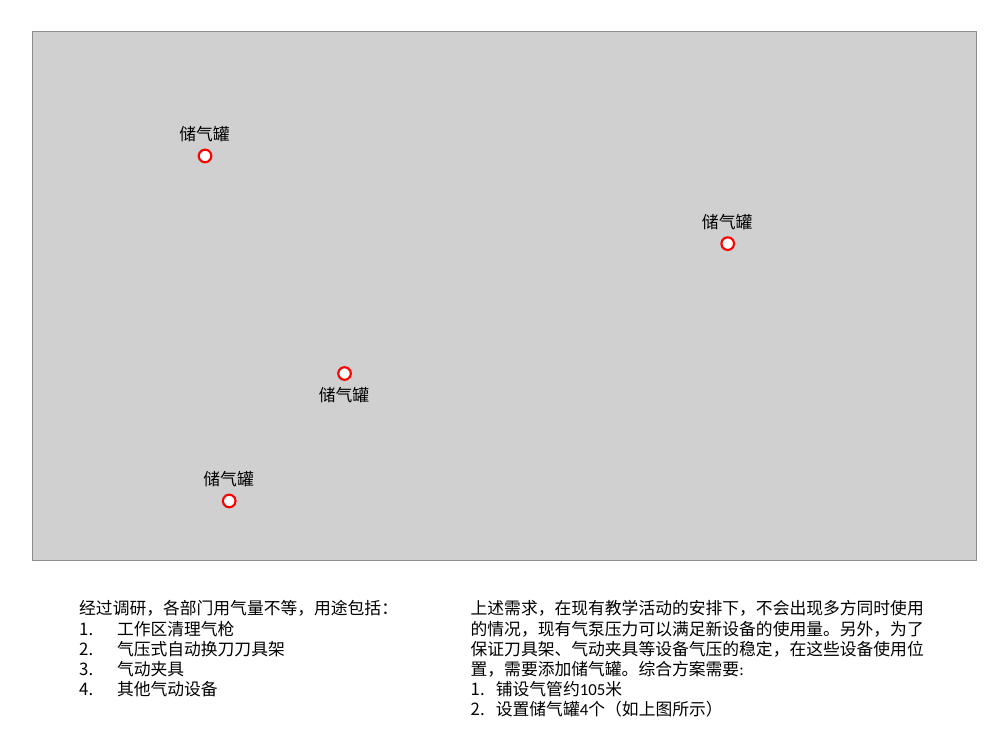
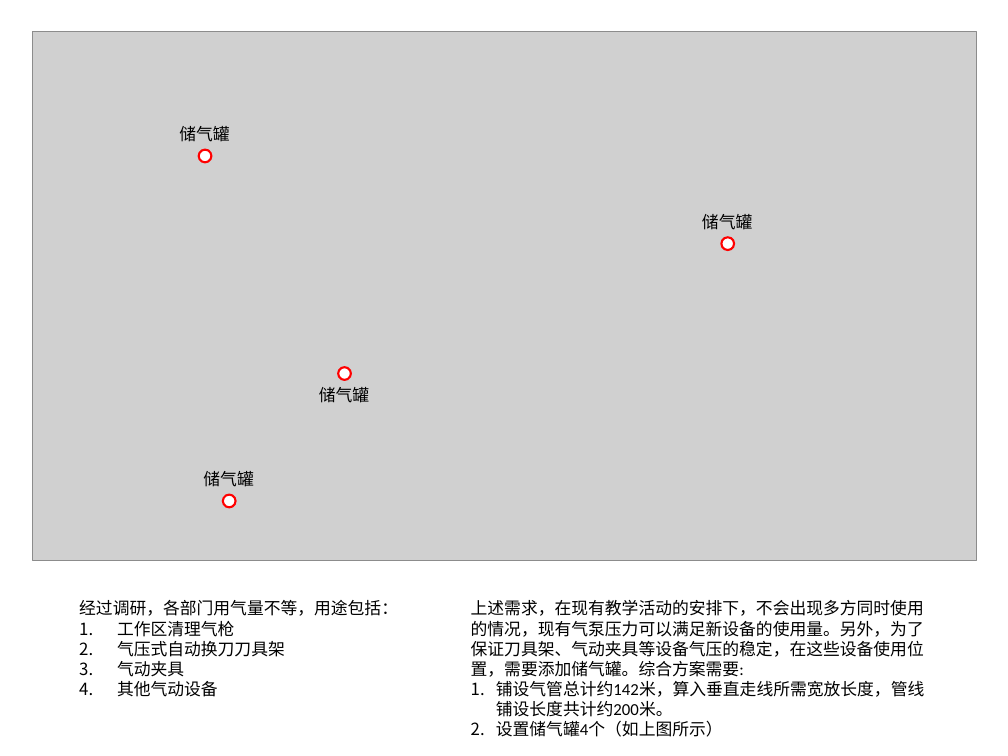
Before and after one commit to woodyme/i.center_my_workzone, a slide deck: slide 1 of 精雕实验室/新增高压气管线方案.pptx. Drawn at 1008x756 pixels with LibreOffice and Linux fonts; fonts in the diff are those of the drawing; grey boxes stand for pictures. Boxes give left, top, right and bottom in pixels: in the first picture for what was removed or moved away, otherwise in the second. Text is boxed around its words. In the diff, an @@ line names an element or a change of style, - is before the commit and + after.

Commit message:
update 高压气管方案

```diff
--- a/精雕实验室/新增高压气管线方案.pptx
+++ b/精雕实验室/新增高压气管线方案.pptx
@@ text at [496, 681, 924, 717]: text changed @@
-1. 铺设气管约105米
+1. 铺设气管总计约142米，算入垂直走线所需宽放长度，管线铺设长度共计约200米。
```
